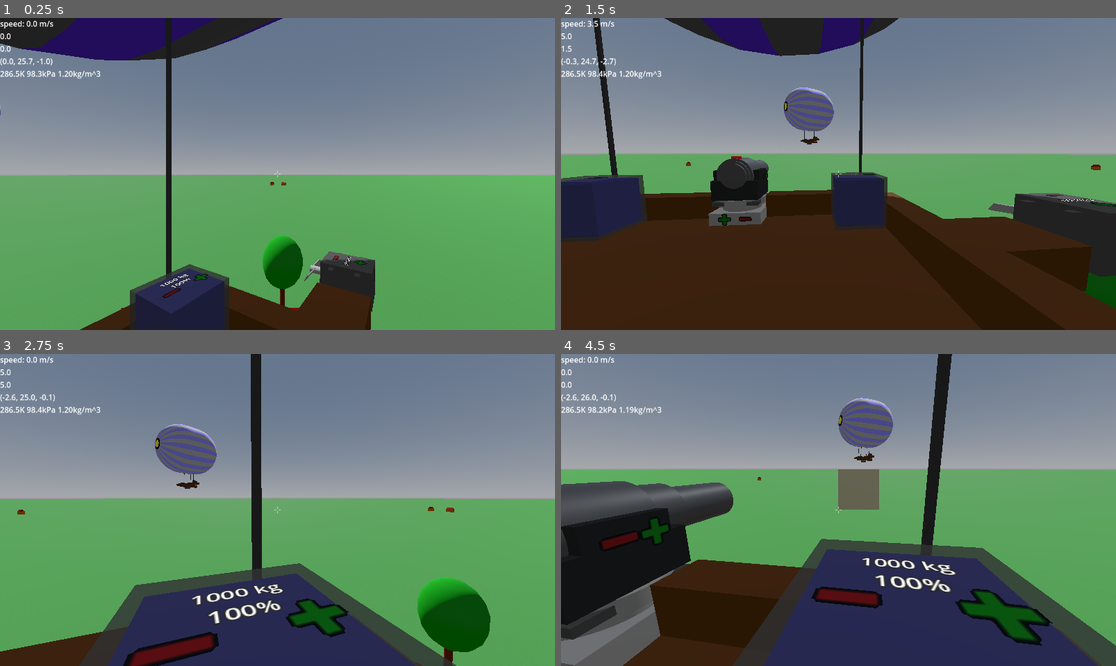
Above: before the commit, frames 1-4 (two rows, left to right).
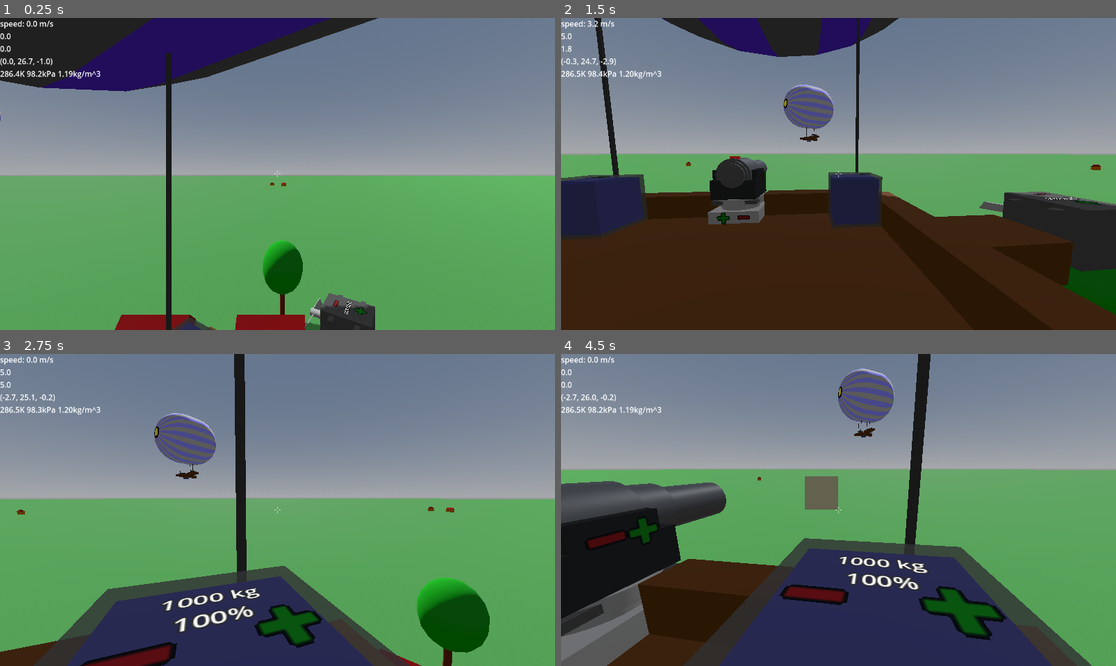
Above: after the commit, the same moments.

Repository: jmdejong/airships
Game: Godot game, scene res://scenes/world.tscn
Two runs of this game, one before a commit and one after it. Both use one fixed random seed, a clock stepped at 60 frames per second and the inputs below.
Inputs (mouse positions are in pixels of both pictures, inside the frame that each line leads up to):
- Up to frame 1 (0.25 s): no input
- Up to frame 2 (1.5 s): move the mouse to (960, 158) at 0.52 s; hold D (right) 0.53-1.28 s; click (960, 158) at 0.6 s; move the mouse to (810, 174) at 1.27 s; hold W (forwards) from 1.28 s (still down); tap Mouse wheel down (rotate_left) at 1.35 s
- Up to frame 3 (2.75 s): keep holding W (forwards); move the mouse to (288, 503) at 2.02 s; tap Mouse wheel up (rotate_right) at 2.1 s
- Up to frame 4 (4.5 s): move the mouse to (832, 516) at 2.77 s; tap Shift (sprint) at 2.85 s; click (832, 516) at 2.92 s; move the mouse to (877, 513) at 3.52 s; tap B (toggle_build) at 3.6 s; release W (forwards) at 4.25 s; drag from (1093, 391) to (755, 432) at 4.27 s

The runs differ from the first frame. In frame 1, 17% of the frame differs, in the area x 0-88%, y 0-100%; in frame 2, 4.4%; in frame 3, 13%; in frame 4, 21%, in the area x 0-100%, y 0-100%.

Commit message:
only visible wire connections are shown

Diff:
--- a/code/airship.gd
+++ b/code/airship.gd
@@ -6,6 +6,7 @@
 var forces: Array[Force]
 const drag_coefficient: float = 0.5
 var drag_area_coefficient: float
+var ndetached: int = 0
 
 func _ready() -> void:
 	$Components.changed.connect(calculate_components)
@@ -92,6 +93,8 @@
 		parent.recalculate()
 	if !unconnected.is_empty():
 		var new_ship: Airship = preload("res://scenes/airship.tscn").instantiate()
+		ndetached += 1
+		new_ship.name = name + "_D" + str(ndetached)
 		new_ship.transform = transform
 		new_ship.linear_velocity = linear_velocity
 		new_ship.angular_velocity = angular_velocity
--- /dev/null
+++ b/code/components/wire_connect.gd
@@ -0,0 +1,92 @@
+extends BaseComponent
+
+
+
+var connected_shapes: Array[SignalShapeConnection] = []
+var connected_directions: Array[String] = []
+var connected_direction_map: Dictionary[String, bool] = {}
+
+func _ready() -> void:
+	update_connected_directions()
+
+func update_connected_directions() -> void:
+	connected_direction_map = {}
+	for ssc: SignalShapeConnection in connected_shapes:
+		var shape: CollisionShape3D = ssc.local_shape
+		var dir = shape.name.trim_prefix("Connection_")
+		assert(dir.length() == 2)
+		connected_direction_map[dir] = true
+	connected_directions = []
+	connected_directions.append_array(connected_direction_map.keys())
+	for child: Node in get_children():
+		if child is CollisionShape3D:
+			var dir = child.name.trim_prefix("Collision_")
+			assert(dir.length() == 2)
+			child.visible = connected_direction_map.get(dir, false)
+	changed.emit()
+
+func shapes() -> Array[CollisionShape3D]:
+	var collisionshapes: Array[CollisionShape3D] = []
+	for child: Node in get_children():
+		if child is CollisionShape3D:
+			var dir: String = child.name.trim_prefix("Collision_")
+			assert(dir.length() == 2)
+			if !connected_direction_map.get(dir, false):
+				continue
+			var c: CollisionShape3D = child.duplicate()
+			c.set_meta("component", self)
+			c.transform = transform * c.transform
+			collisionshapes.append(c)
+	return collisionshapes
+
+
+class SignalShapeConnection:
+	var rid: RID
+	var area_shape_index: int
+	var local_area: Area3D
+	var local_shape: CollisionShape3D
+
+	func _init(rid: RID, area_shape_index: int, local_area: Area3D, local_shape_index: int) -> void:
+		self.rid = rid
+		self.area_shape_index = area_shape_index
+		self.local_area = local_area
+		self.local_shape = local_area.shape_owner_get_owner(local_area.shape_find_owner(local_shape_index))
+
+	func equals(other: SignalShapeConnection) -> bool:
+		return rid == other.rid && area_shape_index == other.area_shape_index && local_area == other.local_area && local_shape == other.local_shape
+
+func _on_signal_connection_area_shape_entered(area_rid: RID, _area: Area3D, area_shape_index: int, local_shape_index: int) -> void:
+	connected_shapes.append(SignalShapeConnection.new(area_rid, area_shape_index, $SignalConnection, local_shape_index))
+	update_connected_directions()
+
+func _on_signal_connection_area_shape_exited(area_rid: RID, _area: Area3D, area_shape_index: int, local_shape_index: int) -> void:
+	var s: SignalShapeConnection = SignalShapeConnection.new(area_rid, area_shape_index, $SignalConnection, local_shape_index)
+	var index: int = connected_shapes.find_custom(func(ssc: SignalShapeConnection) -> bool: return s.equals(ssc))
+	if index >= 0:
+		connected_shapes.remove_at(index)
+	update_connected_directions()
+
+func _on_connection_body_shape_entered(body_rid: RID, _body: Node3D, body_shape_index: int, local_shape_index: int) -> void:
+	var s: SignalShapeConnection = SignalShapeConnection.new(body_rid, body_shape_index, $Connection, local_shape_index)
+	connected_shapes.append(s)
+	update_connected_directions()
+
+func _on_connection_body_shape_exited(body_rid: RID, _body: Node3D, body_shape_index: int, local_shape_index: int) -> void:
+	var s: SignalShapeConnection = SignalShapeConnection.new(body_rid, body_shape_index, $Connection, local_shape_index)
+	var index: int = connected_shapes.find_custom(func(ssc: SignalShapeConnection) -> bool: return s.equals(ssc))
+	if index >= 0:
+		connected_shapes.remove_at(index)
+	update_connected_directions()
+
+
+func _on_connection_area_shape_entered(area_rid: RID, _area: Area3D, area_shape_index: int, local_shape_index: int) -> void:
+	connected_shapes.append(SignalShapeConnection.new(area_rid, area_shape_index, $SignalConnection, local_shape_index))
+	update_connected_directions()
+
+
+func _on_connection_area_shape_exited(area_rid: RID, _area: Area3D, area_shape_index: int, local_shape_index: int) -> void:
+	var s: SignalShapeConnection = SignalShapeConnection.new(area_rid, area_shape_index, $SignalConnection, local_shape_index)
+	var index: int = connected_shapes.find_custom(func(ssc: SignalShapeConnection) -> bool: return s.equals(ssc))
+	if index >= 0:
+		connected_shapes.remove_at(index)
+	update_connected_directions()
--- a/scenes/components/engine.tscn
+++ b/scenes/components/engine.tscn
@@ -54,6 +54,9 @@
 [sub_resource type="BoxShape3D" id="BoxShape3D_nhv66"]
 size = Vector3(0.1, 0.1, 1.1)
 
+[sub_resource type="BoxShape3D" id="BoxShape3D_au7r5"]
+size = Vector3(0.1, 0.6, 0.6)
+
 [node name="Engine" type="Node3D"]
 script = ExtResource("1_rrhl7")
 
@@ -76,56 +79,12 @@
 skeleton = NodePath("")
 surface_material_override/0 = SubResource("StandardMaterial3D_a57g1")
 
-[node name="Less2" parent="MeshInstance3D" instance=ExtResource("2_au7r5")]
-unique_name_in_owner = true
-transform = Transform3D(4.37114e-08, -3.82137e-15, 1, -8.74228e-08, -1, 0, 1, -8.74228e-08, -4.37114e-08, 0.25, -0.35, 0)
-description = "Decrease power"
-
-[node name="MeshInstance3D" type="MeshInstance3D" parent="MeshInstance3D/Less2"]
-transform = Transform3D(1, 0, 0, 0, 1, 0, 0, 0, 1, 0, 0.00999999, 0)
-mesh = SubResource("QuadMesh_nhv66")
-skeleton = NodePath("")
-surface_material_override/0 = SubResource("StandardMaterial3D_a57g1")
-
-[node name="Less3" parent="MeshInstance3D" instance=ExtResource("2_au7r5")]
-unique_name_in_owner = true
-transform = Transform3D(-4.371139e-08, -1, 0, 1, -4.371139e-08, 0, 0, -1.1107499e-28, 1, -0.5, -0.2, 0)
-description = "Decrease power"
-
-[node name="MeshInstance3D" type="MeshInstance3D" parent="MeshInstance3D/Less3"]
-transform = Transform3D(-4.37114e-08, 0, 1, 0, 1, 0, -1, 0, -4.37114e-08, 0, 0.00999999, 0)
-mesh = SubResource("QuadMesh_nhv66")
-skeleton = NodePath("")
-surface_material_override/0 = SubResource("StandardMaterial3D_a57g1")
-
 [node name="More" parent="MeshInstance3D" instance=ExtResource("2_au7r5")]
 unique_name_in_owner = true
 transform = Transform3D(1, 0, 0, 0, 1, 0, 0, 0, 1, -0.25, 0.35, 0)
 description = "Increase power"
 
 [node name="MeshInstance3D" type="MeshInstance3D" parent="MeshInstance3D/More"]
-transform = Transform3D(1, 0, 0, 0, 1, 0, 0, 0, 1, 0, 0.01, 0)
-mesh = SubResource("QuadMesh_nhv66")
-skeleton = NodePath("")
-surface_material_override/0 = SubResource("StandardMaterial3D_3fxwf")
-
-[node name="More2" parent="MeshInstance3D" instance=ExtResource("2_au7r5")]
-unique_name_in_owner = true
-transform = Transform3D(1, 0, 0, 0, -1, 8.74228e-08, 0, -8.74228e-08, -1, -0.25, -0.35, 0)
-description = "Increase power"
-
-[node name="MeshInstance3D" type="MeshInstance3D" parent="MeshInstance3D/More2"]
-transform = Transform3D(1, 0, 0, 0, 1, 0, 0, 0, 1, 0, 0.01, 0)
-mesh = SubResource("QuadMesh_nhv66")
-skeleton = NodePath("")
-surface_material_override/0 = SubResource("StandardMaterial3D_3fxwf")
-
-[node name="More3" parent="MeshInstance3D" instance=ExtResource("2_au7r5")]
-unique_name_in_owner = true
-transform = Transform3D(-4.371139e-08, -1, 0, 1, -4.371139e-08, 0, 0, 0, 1, -0.5, 0.2, 0)
-description = "Increase power"
-
-[node name="MeshInstance3D" type="MeshInstance3D" parent="MeshInstance3D/More3"]
 transform = Transform3D(1, 0, 0, 0, 1, 0, 0, 0, 1, 0, 0.01, 0)
 mesh = SubResource("QuadMesh_nhv66")
 skeleton = NodePath("")
@@ -201,6 +160,10 @@
 transform = Transform3D(1, 0, 0, 0, 1, 0, 0, 0, 1, 0.5, 0, 0.25)
 shape = SubResource("BoxShape3D_nhv66")
 
+[node name="CollisionShape3D5" type="CollisionShape3D" parent="Connection"]
+transform = Transform3D(1, 0, 0, 0, 1, 0, 0, 0, 1, -0.25, 0.25, 0.25)
+shape = SubResource("BoxShape3D_au7r5")
+
 [node name="SignalConnection" parent="." instance=ExtResource("7_au7r5")]
 transform = Transform3D(1, 0, 0, 0, 1, 0, 0, 0, 1, 0.25, 0.25, 0.25)
 
@@ -220,10 +183,10 @@
 transform = Transform3D(1, 0, 0, 0, 1, 0, 0, 0, 1, 0.5, 0, 0.25)
 shape = SubResource("BoxShape3D_nhv66")
 
+[node name="CollisionShape3D5" type="CollisionShape3D" parent="SignalConnection"]
+transform = Transform3D(1, 0, 0, 0, 1, 0, 0, 0, 1, -0.25, 0.25, 0.25)
+shape = SubResource("BoxShape3D_au7r5")
+
 [connection signal="pressed" from="MeshInstance3D/Less" to="." method="_on_less_pressed"]
-[connection signal="pressed" from="MeshInstance3D/Less2" to="." method="_on_less_pressed"]
-[connection signal="pressed" from="MeshInstance3D/Less3" to="." method="_on_less_pressed"]
 [connection signal="pressed" from="MeshInstance3D/More" to="." method="_on_more_pressed"]
-[connection signal="pressed" from="MeshInstance3D/More2" to="." method="_on_more_pressed"]
-[connection signal="pressed" from="MeshInstance3D/More3" to="." method="_on_more_pressed"]
 [connection signal="changed" from="SignalConnection" to="." method="_on_signal_connection_changed"]
--- a/scenes/components/wire_connect.tscn
+++ b/scenes/components/wire_connect.tscn
@@ -1,99 +1,162 @@
-[gd_scene load_steps=14 format=3 uid="uid://b222awqy5q2ev"]
+[gd_scene load_steps=13 format=3 uid="uid://b222awqy5q2ev"]
 
-[ext_resource type="Script" uid="uid://cf5dhhdmg7qpc" path="res://code/components/base_component.gd" id="1_pf088"]
+[ext_resource type="Script" uid="uid://xay1xv8v4q01" path="res://code/components/wire_connect.gd" id="1_eugkd"]
 [ext_resource type="PackedScene" uid="uid://c80fsqccc2hnu" path="res://scenes/connection.tscn" id="2_eugkd"]
 [ext_resource type="PackedScene" uid="uid://djd85005dvf4k" path="res://scenes/components/signal_connection.tscn" id="3_eugkd"]
+
+[sub_resource type="BoxShape3D" id="BoxShape3D_eugkd"]
+size = Vector3(0.3, 0.1, 0.1)
 
 [sub_resource type="CylinderMesh" id="CylinderMesh_4dt5m"]
 top_radius = 0.05
 bottom_radius = 0.05
-height = 0.5
+height = 0.25
 radial_segments = 8
 rings = 1
 
+[sub_resource type="BoxShape3D" id="BoxShape3D_3hq4m"]
+size = Vector3(0.3, 0.1, 0.1)
+
+[sub_resource type="BoxShape3D" id="BoxShape3D_31mo3"]
+size = Vector3(0.1, 0.3, 0.1)
+
+[sub_resource type="BoxShape3D" id="BoxShape3D_1aa6m"]
+size = Vector3(0.1, 0.3, 0.1)
+
 [sub_resource type="BoxShape3D" id="BoxShape3D_nrt3n"]
-size = Vector3(0.5, 0.1, 0.1)
+size = Vector3(0.1, 0.1, 0.3)
 
-[sub_resource type="BoxShape3D" id="BoxShape3D_8y4nw"]
-size = Vector3(0.1, 0.5, 0.1)
-
-[sub_resource type="BoxShape3D" id="BoxShape3D_uamj1"]
-size = Vector3(0.1, 0.1, 0.5)
-
-[sub_resource type="BoxShape3D" id="BoxShape3D_wxgvv"]
-size = Vector3(0.6, 0.1, 0.1)
-
-[sub_resource type="BoxShape3D" id="BoxShape3D_m6u11"]
-size = Vector3(0.1, 0.6, 0.1)
-
-[sub_resource type="BoxShape3D" id="BoxShape3D_8c4ja"]
-size = Vector3(0.1, 0.1, 0.6)
+[sub_resource type="BoxShape3D" id="BoxShape3D_wtfld"]
+size = Vector3(0.1, 0.1, 0.3)
 
 [sub_resource type="BoxShape3D" id="BoxShape3D_4dt5m"]
-size = Vector3(0.6, 0.1, 0.1)
+size = Vector3(0.1, 0.1, 0.1)
 
-[sub_resource type="BoxShape3D" id="BoxShape3D_ciq2m"]
-size = Vector3(0.1, 0.1, 0.6)
-
-[sub_resource type="BoxShape3D" id="BoxShape3D_8c174"]
-size = Vector3(0.1, 0.6, 0.1)
+[sub_resource type="SphereMesh" id="SphereMesh_eugkd"]
+radius = 0.07
+height = 0.14
 
 [node name="WireConnect" type="Node3D"]
-script = ExtResource("1_pf088")
-mass_ = 0.1
-volume = 0.01
+script = ExtResource("1_eugkd")
 
-[node name="MeshInstance3D" type="MeshInstance3D" parent="."]
-transform = Transform3D(-4.37114e-08, -1, 0, 1, -4.37114e-08, 0, 0, 0, 1, 0.25, 0.25, 0.25)
+[node name="Collision_X+" type="CollisionShape3D" parent="."]
+transform = Transform3D(1, 0, 0, 0, 1, 0, 0, 0, 1, 0.35, 0.25, 0.25)
+shape = SubResource("BoxShape3D_eugkd")
+
+[node name="MeshInstance3D" type="MeshInstance3D" parent="Collision_X+"]
+transform = Transform3D(-4.37114e-08, -1, 0, 1, -4.37114e-08, 0, 0, 0, 1, 0.025000006, 0, 0)
 mesh = SubResource("CylinderMesh_4dt5m")
+skeleton = NodePath("../..")
 
-[node name="MeshInstance3D2" type="MeshInstance3D" parent="."]
-transform = Transform3D(1, 0, 0, 0, 1, 0, 0, 0, 1, 0.25, 0.25, 0.25)
+[node name="Collision_X-" type="CollisionShape3D" parent="."]
+transform = Transform3D(1, 0, 0, 0, 1, 0, 0, 0, 1, 0.15, 0.25, 0.25)
+shape = SubResource("BoxShape3D_3hq4m")
+
+[node name="MeshInstance3D2" type="MeshInstance3D" parent="Collision_X-"]
+transform = Transform3D(-4.37114e-08, -1, 0, 1, -4.37114e-08, 0, 0, 0, 1, -0.025000006, 0, 0)
 mesh = SubResource("CylinderMesh_4dt5m")
+skeleton = NodePath("../..")
 
-[node name="MeshInstance3D3" type="MeshInstance3D" parent="."]
-transform = Transform3D(1, 0, 0, 0, -4.37114e-08, -1, 0, 1, -4.37114e-08, 0.25, 0.25, 0.25)
+[node name="Collision_Y+" type="CollisionShape3D" parent="."]
+transform = Transform3D(1, 0, 0, 0, 1, 0, 0, 0, 1, 0.25, 0.35, 0.25)
+shape = SubResource("BoxShape3D_31mo3")
+
+[node name="MeshInstance3D3" type="MeshInstance3D" parent="Collision_Y+"]
+transform = Transform3D(1, 0, 0, 0, 1, 0, 0, 0, 1, 0, 0.025000006, 0)
 mesh = SubResource("CylinderMesh_4dt5m")
+skeleton = NodePath("../..")
 
-[node name="CollisionShape3D" type="CollisionShape3D" parent="."]
-transform = Transform3D(1, 0, 0, 0, 1, 0, 0, 0, 1, 0.25, 0.25, 0.25)
+[node name="Collision_Y-" type="CollisionShape3D" parent="."]
+transform = Transform3D(1, 0, 0, 0, 1, 0, 0, 0, 1, 0.25, 0.15, 0.25)
+shape = SubResource("BoxShape3D_1aa6m")
+
+[node name="MeshInstance3D4" type="MeshInstance3D" parent="Collision_Y-"]
+transform = Transform3D(1, 0, 0, 0, 1, 0, 0, 0, 1, 0, -0.025000006, 0)
+mesh = SubResource("CylinderMesh_4dt5m")
+skeleton = NodePath("../..")
+
+[node name="Collision_Z+" type="CollisionShape3D" parent="."]
+transform = Transform3D(1, 0, 0, 0, 1, 0, 0, 0, 1, 0.25, 0.25, 0.35)
 shape = SubResource("BoxShape3D_nrt3n")
 
-[node name="CollisionShape3D2" type="CollisionShape3D" parent="."]
-transform = Transform3D(1, 0, 0, 0, 1, 0, 0, 0, 1, 0.25, 0.25, 0.25)
-shape = SubResource("BoxShape3D_8y4nw")
+[node name="MeshInstance3D5" type="MeshInstance3D" parent="Collision_Z+"]
+transform = Transform3D(1, 0, 0, 0, -4.37114e-08, -1, 0, 1, -4.37114e-08, 0, 0, 0.025000006)
+mesh = SubResource("CylinderMesh_4dt5m")
+skeleton = NodePath("../..")
 
-[node name="CollisionShape3D3" type="CollisionShape3D" parent="."]
-transform = Transform3D(1, 0, 0, 0, 1, 0, 0, 0, 1, 0.25, 0.25, 0.25)
-shape = SubResource("BoxShape3D_uamj1")
+[node name="Collision_Z-" type="CollisionShape3D" parent="."]
+transform = Transform3D(1, 0, 0, 0, 1, 0, 0, 0, 1, 0.25, 0.25, 0.15)
+shape = SubResource("BoxShape3D_wtfld")
+
+[node name="MeshInstance3D6" type="MeshInstance3D" parent="Collision_Z-"]
+transform = Transform3D(1, 0, 0, 0, -4.37114e-08, -1, 0, 1, -4.37114e-08, 0, 0, -0.025000006)
+mesh = SubResource("CylinderMesh_4dt5m")
+skeleton = NodePath("../..")
 
 [node name="CenterOfMass" type="Node3D" parent="."]
 transform = Transform3D(1, 0, 0, 0, 1, 0, 0, 0, 1, 0.25, 0.25, 0.25)
 
 [node name="Connection" parent="." instance=ExtResource("2_eugkd")]
 
-[node name="CollisionShape3D" type="CollisionShape3D" parent="Connection"]
-transform = Transform3D(1, 0, 0, 0, 1, 0, 0, 0, 1, 0.25, 0.25, 0.25)
-shape = SubResource("BoxShape3D_wxgvv")
+[node name="Connectiony_X+" type="CollisionShape3D" parent="Connection"]
+transform = Transform3D(1, 0, 0, 0, 1, 0, 0, 0, 1, 0.5, 0.25, 0.25)
+shape = SubResource("BoxShape3D_4dt5m")
 
-[node name="CollisionShape3D2" type="CollisionShape3D" parent="Connection"]
-transform = Transform3D(1, 0, 0, 0, 1, 0, 0, 0, 1, 0.25, 0.25, 0.25)
-shape = SubResource("BoxShape3D_m6u11")
+[node name="Connectiony_X-" type="CollisionShape3D" parent="Connection"]
+transform = Transform3D(1, 0, 0, 0, 1, 0, 0, 0, 1, 0, 0.25, 0.25)
+shape = SubResource("BoxShape3D_4dt5m")
 
-[node name="CollisionShape3D3" type="CollisionShape3D" parent="Connection"]
-transform = Transform3D(1, 0, 0, 0, 1, 0, 0, 0, 1, 0.25, 0.25, 0.25)
-shape = SubResource("BoxShape3D_8c4ja")
+[node name="Connectiony_Y+" type="CollisionShape3D" parent="Connection"]
+transform = Transform3D(1, 0, 0, 0, 1, 0, 0, 0, 1, 0.25, 0.5, 0.25)
+shape = SubResource("BoxShape3D_4dt5m")
+
+[node name="Connectiony_Y-" type="CollisionShape3D" parent="Connection"]
+transform = Transform3D(1, 0, 0, 0, 1, 0, 0, 0, 1, 0.25, 0, 0.25)
+shape = SubResource("BoxShape3D_4dt5m")
+
+[node name="Connectiony_Z+" type="CollisionShape3D" parent="Connection"]
+transform = Transform3D(1, 0, 0, 0, 1, 0, 0, 0, 1, 0.25, 0.25, 0.5)
+shape = SubResource("BoxShape3D_4dt5m")
+
+[node name="Connectiony_Z-" type="CollisionShape3D" parent="Connection"]
+transform = Transform3D(1, 0, 0, 0, 1, 0, 0, 0, 1, 0.25, 0.25, 0)
+shape = SubResource("BoxShape3D_4dt5m")
 
 [node name="SignalConnection" parent="." instance=ExtResource("3_eugkd")]
 
-[node name="CollisionShape3D" type="CollisionShape3D" parent="SignalConnection"]
-transform = Transform3D(1, 0, 0, 0, 1, 0, 0, 0, 1, 0.25, 0.25, 0.25)
+[node name="Connection_X+" type="CollisionShape3D" parent="SignalConnection"]
+transform = Transform3D(1, 0, 0, 0, 1, 0, 0, 0, 1, 0.5, 0.25, 0.25)
+shape = SubResource("BoxShape3D_4dt5m")
+metadata/direction = "X+"
+
+[node name="Connection_X-" type="CollisionShape3D" parent="SignalConnection"]
+transform = Transform3D(1, 0, 0, 0, 1, 0, 0, 0, 1, 0, 0.25, 0.25)
+shape = SubResource("BoxShape3D_4dt5m")
+metadata/direction = ""
+
+[node name="Connection_Y+" type="CollisionShape3D" parent="SignalConnection"]
+transform = Transform3D(1, 0, 0, 0, 1, 0, 0, 0, 1, 0.25, 0.5, 0.25)
 shape = SubResource("BoxShape3D_4dt5m")
 
-[node name="CollisionShape3D2" type="CollisionShape3D" parent="SignalConnection"]
+[node name="Connection_Y-" type="CollisionShape3D" parent="SignalConnection"]
+transform = Transform3D(1, 0, 0, 0, 1, 0, 0, 0, 1, 0.25, 0, 0.25)
+shape = SubResource("BoxShape3D_4dt5m")
+
+[node name="Connection_Z+" type="CollisionShape3D" parent="SignalConnection"]
+transform = Transform3D(1, 0, 0, 0, 1, 0, 0, 0, 1, 0.25, 0.25, 0.5)
+shape = SubResource("BoxShape3D_4dt5m")
+
+[node name="Connection_Z-" type="CollisionShape3D" parent="SignalConnection"]
+transform = Transform3D(1, 0, 0, 0, 1, 0, 0, 0, 1, 0.25, 0.25, 0)
+shape = SubResource("BoxShape3D_4dt5m")
+
+[node name="MeshInstance3D" type="MeshInstance3D" parent="."]
 transform = Transform3D(1, 0, 0, 0, 1, 0, 0, 0, 1, 0.25, 0.25, 0.25)
-shape = SubResource("BoxShape3D_ciq2m")
+mesh = SubResource("SphereMesh_eugkd")
 
-[node name="CollisionShape3D3" type="CollisionShape3D" parent="SignalConnection"]
-transform = Transform3D(1, 0, 0, 0, 1, 0, 0, 0, 1, 0.25, 0.25, 0.25)
-shape = SubResource("BoxShape3D_8c174")
+[connection signal="area_shape_entered" from="Connection" to="." method="_on_connection_area_shape_entered"]
+[connection signal="area_shape_exited" from="Connection" to="." method="_on_connection_area_shape_exited"]
+[connection signal="body_shape_entered" from="Connection" to="." method="_on_connection_body_shape_entered"]
+[connection signal="body_shape_exited" from="Connection" to="." method="_on_connection_body_shape_exited"]
+[connection signal="area_shape_entered" from="SignalConnection" to="." method="_on_signal_connection_area_shape_entered"]
+[connection signal="area_shape_exited" from="SignalConnection" to="." method="_on_signal_connection_area_shape_exited"]
--- a/scenes/ships/heli.tscn
+++ b/scenes/ships/heli.tscn
@@ -32,32 +32,22 @@
 [node name="Floor" parent="Components/Frame" index="0" instance=ExtResource("2_2x7ye")]
 transform = Transform3D(1, 0, 0, 0, 1, 0, 0, 0, 1, -1.5, 0, -1.5)
 size = Vector3(3, 0.5, 3)
-mass_ = 450.0
-volume = 4.5
 
 [node name="WoodPanel4" parent="Components/Frame" index="1" instance=ExtResource("2_2x7ye")]
 transform = Transform3D(1, 0, 0, 0, 1, 0, 0, 0, 1, -1.5, 4.5, -1.5)
 size = Vector3(0.5, 0.5, 0.5)
-mass_ = 12.5
-volume = 0.125
 
 [node name="WoodPanel3" parent="Components/Frame" index="2" instance=ExtResource("2_2x7ye")]
 transform = Transform3D(1, 0, 0, 0, 1, 0, 0, 0, 1, 1, 4.5, -1.5)
 size = Vector3(0.5, 0.5, 0.5)
-mass_ = 12.5
-volume = 0.125
 
 [node name="WoodPanel2" parent="Components/Frame" index="3" instance=ExtResource("2_2x7ye")]
 transform = Transform3D(1, 0, 0, 0, 1, 0, 0, 0, 1, 1, 4.5, 1)
 size = Vector3(0.5, 0.5, 0.5)
-mass_ = 12.5
-volume = 0.125
 
 [node name="WoodPanel" parent="Components/Frame" index="4" instance=ExtResource("2_2x7ye")]
 transform = Transform3D(1, 0, 0, 0, 1, 0, 0, 0, 1, -1.5, 4.5, 1)
 size = Vector3(0.5, 0.5, 0.5)
-mass_ = 12.5
-volume = 0.125
 
 [node name="Cable4m" parent="Components/Frame" index="5" instance=ExtResource("6_2uvs7")]
 transform = Transform3D(1, 0, 0, 0, 1, 0, 0, 0, 1, -1.5, 0.5, 1)
@@ -103,24 +93,24 @@
 [node name="WireStraight3" parent="Components/Wiring" index="8" instance=ExtResource("8_gnvd4")]
 transform = Transform3D(-4.371139e-08, 0, 1, 0, 1, 0, -1, 0, -4.371139e-08, -2, 4.5, 1)
 mass_ = 0.7853981633974484
-volume = 0.003926990816987242
+volume = 0.00392699081698724
 
 [node name="WireStraight4" parent="Components/Wiring" index="9" instance=ExtResource("8_gnvd4")]
 transform = Transform3D(-4.371139e-08, 0, 1, 0, 1, 0, -1, 0, -4.371139e-08, 1.5, 4.5, 1)
 mass_ = 0.7853981633974484
-volume = 0.003926990816987242
+volume = 0.00392699081698724
 
 [node name="WireStraight5" parent="Components/Wiring" index="10" instance=ExtResource("8_gnvd4")]
 transform = Transform3D(-4.371139e-08, 0, 1, 0, 1, 0, -1, 0, -4.371139e-08, 1.5, 4.5, 0)
 length = 1.0
 mass_ = 1.5707963267948968
-volume = 0.007853981633974483
+volume = 0.00785398163397448
 
 [node name="WireStraight6" parent="Components/Wiring" index="11" instance=ExtResource("8_gnvd4")]
 transform = Transform3D(-4.371139e-08, 0, 1, 0, 1, 0, -1, 0, -4.371139e-08, -2, 4.5, 0)
 length = 1.0
 mass_ = 1.5707963267948968
-volume = 0.007853981633974483
+volume = 0.00785398163397448
 
 [node name="WireStraight2" parent="Components/Wiring" index="12" instance=ExtResource("8_gnvd4")]
 transform = Transform3D(-4.371139e-08, 1, 0, -1, -4.371139e-08, 0, 0, 0, 1, -2, 4.5, 0)
--- a/scenes/ships/scout.tscn
+++ b/scenes/ships/scout.tscn
@@ -7,6 +7,7 @@
 [ext_resource type="PackedScene" uid="uid://cckr01vpro7r" path="res://scenes/components/rotary_table.tscn" id="6_2ad0o"]
 [ext_resource type="PackedScene" uid="uid://b5dw13s3ysqsr" path="res://scenes/components/status_panel.tscn" id="6_tw0le"]
 [ext_resource type="PackedScene" uid="uid://cunwan507e0sg" path="res://scenes/components/smalloon.tscn" id="6_uud2w"]
+[ext_resource type="PackedScene" uid="uid://87gm1mtw3812" path="res://scenes/components/dial.tscn" id="7_ium6c"]
 [ext_resource type="PackedScene" uid="uid://cr366y43ta7n2" path="res://scenes/components/cable4m.tscn" id="8_2ad0o"]
 [ext_resource type="PackedScene" uid="uid://gag3g3ctvxpx" path="res://scenes/components/wood_panel.tscn" id="8_pvp6t"]
 
@@ -19,13 +20,15 @@
 
 [node name="Ballast" parent="Components/Machines" index="1" instance=ExtResource("5_v1y55")]
 transform = Transform3D(-4.37114e-08, 0, 1, 0, 1, 0, -1, 0, -4.37114e-08, -0.5, -0.5, 0.5)
-initial_filling = 300.0
 
 [node name="RotaryTable" parent="Components/Machines" index="2" instance=ExtResource("6_2ad0o")]
 transform = Transform3D(-1, 0, -8.74228e-08, 0, 1, 0, 8.74228e-08, 0, -1, -1.5, 0.5, 0.5)
 
 [node name="Engine" parent="Components/Machines/RotaryTable" index="6" instance=ExtResource("4_b1l47")]
 transform = Transform3D(1, 8.74228e-08, 8.742279e-08, -8.742281e-08, 2.9802322e-08, 1, 8.7422784e-08, -1, 2.980233e-08, 1.1920929e-07, 0.5, 1)
+
+[node name="Dial" parent="Components/Machines/RotaryTable" index="7" instance=ExtResource("7_ium6c")]
+transform = Transform3D(4.3711395e-08, -1, 2.9802326e-08, -8.742281e-08, 2.9802322e-08, 1, -1, -4.371141e-08, -8.74228e-08, 0, 1, 0.5)
 
 [node name="Basket" parent="Components" index="1" instance=ExtResource("3_qcob2")]
 
--- a/scenes/world.tscn
+++ b/scenes/world.tscn
@@ -33,9 +33,9 @@
 shadow_blur = 10.0
 
 [node name="Player" parent="." instance=ExtResource("2_rwgxs")]
-transform = Transform3D(-5.96046e-08, 0, 1, 0, 1, 0, -1, 0, -5.96046e-08, 0, 26, -1)
+transform = Transform3D(-5.96046e-08, 0, 1, 0, 1, 0, -1, 0, -5.96046e-08, 0, 27, -1)
 
-[node name="StarterShip" parent="." instance=ExtResource("2_4wyf3")]
+[node name="GunBoat" parent="." instance=ExtResource("2_4wyf3")]
 transform = Transform3D(0.5, 0, 0.866025, 0, 1, 0, -0.866025, 0, 0.5, 0, 24, 0)
 angular_damp_mode = 0
 angular_damp = 5.0
Not shown, added: code/components/wire_connect.gd.uid
Not shown: 1 places in scenes/components/engine.tscn that only renumber resources
Not shown: 1 places in scenes/ships/scout.tscn that only renumber resources
